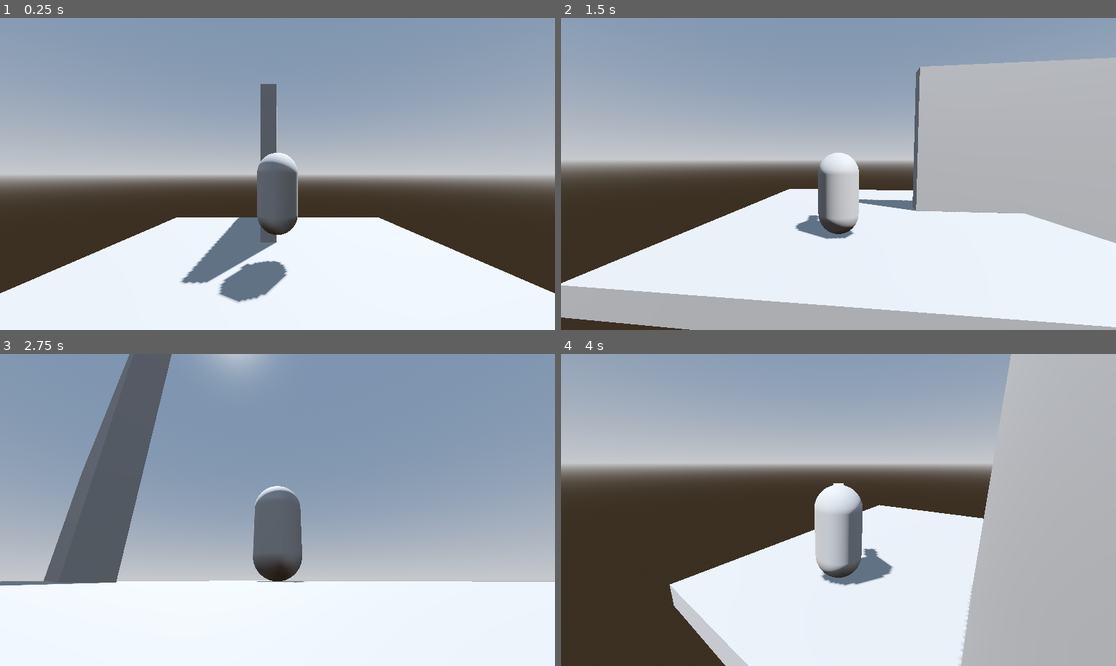
Above: before the commit, frames 1-4 (two rows, left to right).
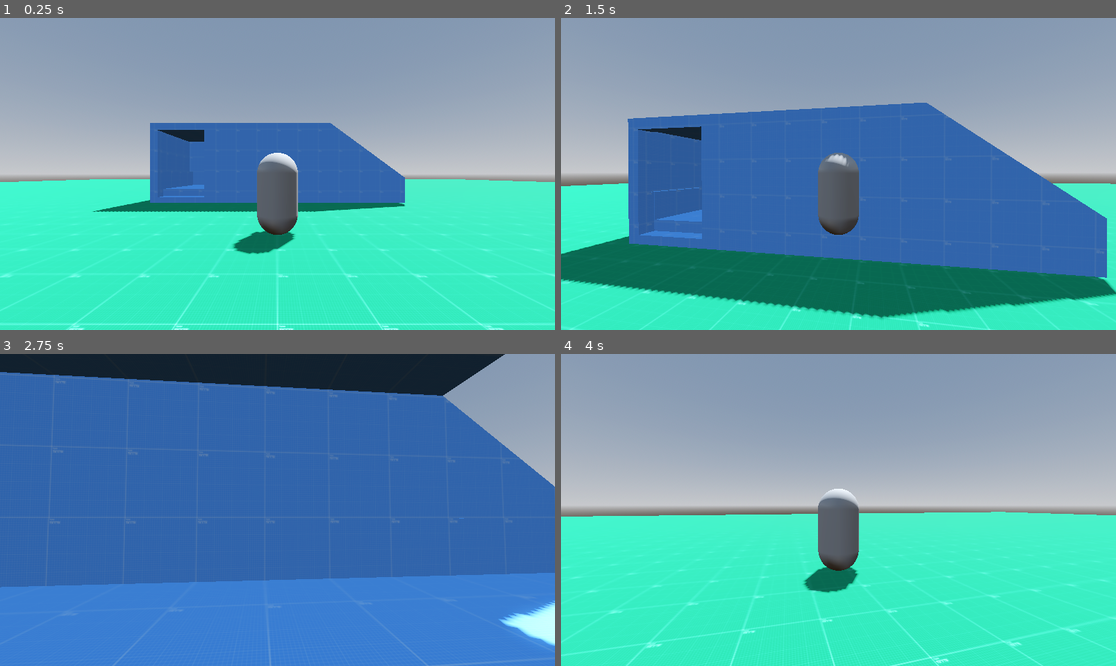
Above: after the commit, the same moments.

Repository: jakemeinershagen/space-exploration-game
Game: Godot game, scene res://World.tscn
Same seed, same stepped clock (60 frames per second), same inputs: the game is played once before the commit and once after it.
Inputs (mouse positions are in pixels of both pictures, inside the frame that each line leads up to):
- Up to frame 1 (0.25 s): no input
- Up to frame 2 (1.5 s): tap Enter (ui_accept) at 0.5, 0.6 s; move the mouse to (866, 174) at 0.52 s; hold W (move_forward) from 0.53 s (still down); click (866, 174) at 0.67 s; tap Space (jump, bound only after the commit) at 0.77, 0.8, 1.07, 1.35 s; move the mouse to (810, 174) at 1.27 s; click (810, 174) at 1.42 s
- Up to frame 3 (2.75 s): keep holding W (move_forward); tap Space (jump, bound only after the commit) at 1.52, 1.82, 2.3 s; tap Enter (ui_accept) at 1.55, 2.1 s; move the mouse to (288, 503) at 2.02 s; click (288, 503) at 2.17 s
- Up to frame 4 (4 s): keep holding W (move_forward); move the mouse to (832, 516) at 2.77 s; tap Enter (ui_accept) at 2.85 s; click (832, 516) at 2.92 s; tap Space (jump, bound only after the commit) at 3.02, 3.32, 3.6, 3.77 s; move the mouse to (877, 513) at 3.52 s; click (877, 513) at 3.67 s

The runs differ from the first frame. In frame 1, 54% of the frame differs, in the area x 0-100%, y 21-100%; in frame 2, 68%; in frame 3, 95%, in the area x 0-100%, y 0-100%; in frame 4, 74%.

Commit message:
created a really scuffed ship

Diff:
--- /dev/null
+++ b/Assets/BlueGrid.tres
@@ -0,0 +1,7 @@
+[gd_resource type="StandardMaterial3D" load_steps=2 format=3 uid="uid://cpydy1ewoe41j"]
+
+[ext_resource type="Texture2D" uid="uid://b7f4fs44w0xko" path="res://Assets/BlueGrid.png" id="1_ixd4g"]
+
+[resource]
+albedo_texture = ExtResource("1_ixd4g")
+uv1_triplanar = true
--- /dev/null
+++ b/Assets/GreenGrid.tres
@@ -0,0 +1,7 @@
+[gd_resource type="StandardMaterial3D" load_steps=2 format=3 uid="uid://crbbj8vl47i68"]
+
+[ext_resource type="Texture2D" uid="uid://vm87mr5xp1l3" path="res://Assets/GreenGrid.png" id="1_mo3yc"]
+
+[resource]
+albedo_texture = ExtResource("1_mo3yc")
+uv1_triplanar = true
--- /dev/null
+++ b/Ground.tscn
@@ -0,0 +1,24 @@
+[gd_scene load_steps=5 format=3 uid="uid://vcydssqjm0b0"]
+
+[ext_resource type="Texture2D" uid="uid://vm87mr5xp1l3" path="res://Assets/GreenGrid.png" id="1_b3i0p"]
+
+[sub_resource type="BoxShape3D" id="BoxShape3D_ybots"]
+size = Vector3(100, 0.5, 100)
+
+[sub_resource type="StandardMaterial3D" id="StandardMaterial3D_gwsyh"]
+albedo_texture = ExtResource("1_b3i0p")
+uv1_triplanar = true
+
+[sub_resource type="BoxMesh" id="BoxMesh_d04af"]
+material = SubResource("StandardMaterial3D_gwsyh")
+size = Vector3(100, 0.5, 100)
+
+[node name="Ground" type="StaticBody3D"]
+collision_layer = 2
+collision_mask = 0
+
+[node name="CollisionShape3D" type="CollisionShape3D" parent="."]
+shape = SubResource("BoxShape3D_ybots")
+
+[node name="MeshInstance3D" type="MeshInstance3D" parent="."]
+mesh = SubResource("BoxMesh_d04af")
--- a/Player.tscn
+++ b/Player.tscn
@@ -10,6 +10,7 @@
 [sub_resource type="CapsuleShape3D" id="CapsuleShape3D_gsyha"]
 
 [node name="Player" type="CharacterBody3D"]
+collision_mask = 6
 script = ExtResource("1_3fwt6")
 
 [node name="CapsuleMesh" type="MeshInstance3D" parent="."]
@@ -30,9 +31,10 @@
 transform = Transform3D(1, 0, 0, 0, 1, 0, 0, 0, 1, 0, 0.477905, 0)
 
 [node name="SpringArm3D" type="SpringArm3D" parent="CameraPivot"]
+collision_mask = 7
 spring_length = 5.0
 margin = 0.5
 
-[node name="Camera3D" type="Camera3D" parent="CameraPivot/SpringArm3D"]
+[node name="ShoulderCam" type="Camera3D" parent="CameraPivot/SpringArm3D"]
 transform = Transform3D(1, 0, 0, 0, 1, 0, 0, 0, 1, 0, 0, 5)
 current = true
--- a/Scripts/player.gd
+++ b/Scripts/player.gd
@@ -3,6 +3,7 @@
 
 const SPEED = 5.0
 const JUMP_VELOCITY = 4.5
+const MOUSE_SENSITIVITY = 0.1
 
 # Get the gravity from the project settings to be synced with RigidBody nodes.
 var gravity = ProjectSettings.get_setting("physics/3d/default_gravity")
@@ -14,8 +15,8 @@
 
 func _input(event):
 	if event is InputEventMouseMotion and Input.mouse_mode == Input.MOUSE_MODE_CAPTURED:
-		rotate_y(deg_to_rad(-event.relative.x))
-		cam_pivot.rotate_x(deg_to_rad(-event.relative.y))
+		rotate_y(deg_to_rad(-event.relative.x * MOUSE_SENSITIVITY))
+		cam_pivot.rotate_x(deg_to_rad(-event.relative.y * MOUSE_SENSITIVITY))
 		cam_pivot.rotation.x = clamp(cam_pivot.rotation.x, deg_to_rad(-90), deg_to_rad(30))
 
 	if Input.is_action_just_pressed("ui_cancel"):
@@ -30,7 +31,7 @@
 		velocity.y -= gravity * delta
 
 	# Handle Jump.
-	if Input.is_action_just_pressed("ui_accept") and is_on_floor():
+	if Input.is_action_just_pressed("jump") and is_on_floor():
 		velocity.y = JUMP_VELOCITY
 
 	# Get the input direction and handle the movement/deceleration.
--- /dev/null
+++ b/Ship.tscn
@@ -0,0 +1,54 @@
+[gd_scene load_steps=4 format=3 uid="uid://cxqrlj1vb6ewe"]
+
+[ext_resource type="Material" uid="uid://cpydy1ewoe41j" path="res://Assets/BlueGrid.tres" id="1_ffv3v"]
+[ext_resource type="Material" uid="uid://crbbj8vl47i68" path="res://Assets/GreenGrid.tres" id="2_2un30"]
+
+[sub_resource type="BoxShape3D" id="BoxShape3D_4p1xi"]
+size = Vector3(12.498, 0.70488, 4.55585)
+
+[node name="Ship" type="VehicleBody3D"]
+collision_layer = 4
+collision_mask = 3
+
+[node name="CSGCombiner3D" type="CSGCombiner3D" parent="."]
+transform = Transform3D(1, 0, 0, 0, 1, 0, 0, 0, 1, 0, 0.753886, 0)
+collision_layer = 4
+collision_mask = 3
+
+[node name="CSGBox3D" type="CSGBox3D" parent="CSGCombiner3D"]
+transform = Transform3D(1, 0, 0, 0, 1, 0, 0, 0, 1, 0, 1.35406, 0)
+size = Vector3(12.4007, 3.89854, 4.46354)
+material = ExtResource("1_ffv3v")
+
+[node name="CSGBox3D2" type="CSGBox3D" parent="CSGCombiner3D"]
+transform = Transform3D(0.591676, -0.806176, 0, 0.806176, 0.591676, 0, 0, 0, 1, 4.81959, 3.63358, 0)
+operation = 2
+size = Vector3(3.17515, 9.49932, 7.24389)
+material = ExtResource("1_ffv3v")
+
+[node name="CSGBox3D3" type="CSGBox3D" parent="CSGCombiner3D"]
+transform = Transform3D(1, 0, 0, 0, 1, 0, 0, 0, 1, 3.36135, 2.00641, 0)
+operation = 2
+size = Vector3(18.8373, 2.04551, 3.69543)
+material = ExtResource("1_ffv3v")
+
+[node name="CSGBox3D4" type="CSGBox3D" parent="CSGCombiner3D"]
+transform = Transform3D(1, 0, 0, 0, 1, 0, 0, 0, 1, -4.70691, 1.32213, 2.26687)
+operation = 2
+size = Vector3(2.24816, 3.26768, 1)
+material = ExtResource("1_ffv3v")
+
+[node name="CSGBox3D5" type="CSGBox3D" parent="CSGCombiner3D"]
+transform = Transform3D(1, 0, 0, 0, 1, 0, 0, 0, 1, -0.108465, 0.704419, 0)
+operation = 2
+size = Vector3(11.4137, 1.28894, 3.68036)
+material = ExtResource("1_ffv3v")
+
+[node name="CSGBox3D6" type="CSGBox3D" parent="CSGCombiner3D"]
+transform = Transform3D(1, 0, 0, 0, 1, 0, 0, 0, 1, 5.1947, 0.199811, 0)
+size = Vector3(0.283892, 1.54186, 0.494713)
+material = ExtResource("2_2un30")
+
+[node name="CollisionShape3D" type="CollisionShape3D" parent="."]
+transform = Transform3D(1, 0, 0, 0, 1, 0, 0, 0, 1, 0, 0.446275, 0)
+shape = SubResource("BoxShape3D_4p1xi")
--- a/WhiteBox.tscn
+++ /dev/null
@@ -1,15 +0,0 @@
-[gd_scene load_steps=3 format=3 uid="uid://vcydssqjm0b0"]
-
-[sub_resource type="BoxShape3D" id="BoxShape3D_ybots"]
-size = Vector3(10, 0.5, 10)
-
-[sub_resource type="BoxMesh" id="BoxMesh_d04af"]
-size = Vector3(10, 0.5, 10)
-
-[node name="WhiteBox" type="StaticBody3D"]
-
-[node name="CollisionShape3D" type="CollisionShape3D" parent="."]
-shape = SubResource("BoxShape3D_ybots")
-
-[node name="MeshInstance3D" type="MeshInstance3D" parent="."]
-mesh = SubResource("BoxMesh_d04af")
--- a/World.tscn
+++ b/World.tscn
@@ -1,7 +1,8 @@
-[gd_scene load_steps=6 format=3 uid="uid://bftkvwan1t30n"]
+[gd_scene load_steps=7 format=3 uid="uid://bftkvwan1t30n"]
 
 [ext_resource type="PackedScene" uid="uid://c7gnfvy3f4uci" path="res://Player.tscn" id="1_qatng"]
-[ext_resource type="PackedScene" uid="uid://vcydssqjm0b0" path="res://WhiteBox.tscn" id="2_wtadh"]
+[ext_resource type="PackedScene" uid="uid://vcydssqjm0b0" path="res://Ground.tscn" id="2_wtadh"]
+[ext_resource type="PackedScene" uid="uid://cxqrlj1vb6ewe" path="res://Ship.tscn" id="3_dbs2o"]
 
 [sub_resource type="ProceduralSkyMaterial" id="ProceduralSkyMaterial_8navu"]
 sky_horizon_color = Color(0.64625, 0.65575, 0.67075, 1)
@@ -25,14 +26,11 @@
 [node name="WorldEnvironment" type="WorldEnvironment" parent="."]
 environment = SubResource("Environment_kapmm")
 
-[node name="Camera3D" type="Camera3D" parent="."]
-transform = Transform3D(0.949852, -0.0905839, 0.299292, 0, 0.957123, 0.289683, -0.3127, -0.275156, 0.909125, 0.628772, 1.45565, 2.6675)
-
 [node name="Player" parent="." instance=ExtResource("1_qatng")]
-transform = Transform3D(1, 0, 0, 0, 1, 0, 0, 0, 1, 0, 2, 0)
+transform = Transform3D(1, 0, 0, 0, 1, 0, 0, 0, 1, 0, 1.16489, 0)
 
 [node name="Ground" parent="." instance=ExtResource("2_wtadh")]
 transform = Transform3D(1, 0, 0, 0, 1, 0, 0, 0, 1, 0, -0.25, 0)
 
-[node name="WhiteBox" parent="." instance=ExtResource("2_wtadh")]
-transform = Transform3D(-4.37114e-08, 1, 0, -1, -4.37114e-08, 0, 0, 0, 1, -0.279094, 4.76837e-07, -6.41701)
+[node name="Ship" parent="." instance=ExtResource("3_dbs2o")]
+transform = Transform3D(1, 0, 0, 0, 1, 0, 0, 0, 1, 0, 0, -7.13824)
--- a/project.godot
+++ b/project.godot
@@ -75,3 +75,15 @@
 , Object(InputEventJoypadMotion,"resource_local_to_scene":false,"resource_name":"","device":-1,"axis":0,"axis_value":1.0,"script":null)
 ]
 }
+jump={
+"deadzone": 0.5,
+"events": [Object(InputEventKey,"resource_local_to_scene":false,"resource_name":"","device":-1,"window_id":0,"alt_pressed":false,"shift_pressed":false,"ctrl_pressed":false,"meta_pressed":false,"pressed":false,"keycode":0,"physical_keycode":32,"key_label":0,"unicode":32,"echo":false,"script":null)
+, Object(InputEventJoypadButton,"resource_local_to_scene":false,"resource_name":"","device":-1,"button_index":0,"pressure":0.0,"pressed":false,"script":null)
+]
+}
+
+[layer_names]
+
+3d_physics/layer_1="Player"
+3d_physics/layer_2="Terrain"
+3d_physics/layer_3="Ship"
Binary file added: Assets/BlueGrid.png
Not shown, added: Assets/BlueGrid.png.import
Binary file added: Assets/GreenGrid.png
Not shown, added: Assets/GreenGrid.png.import
